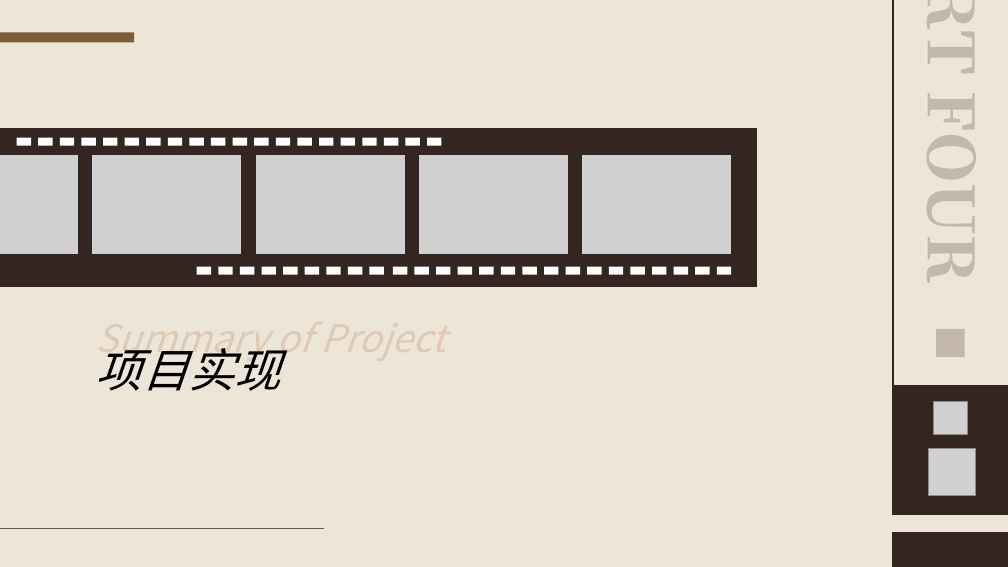
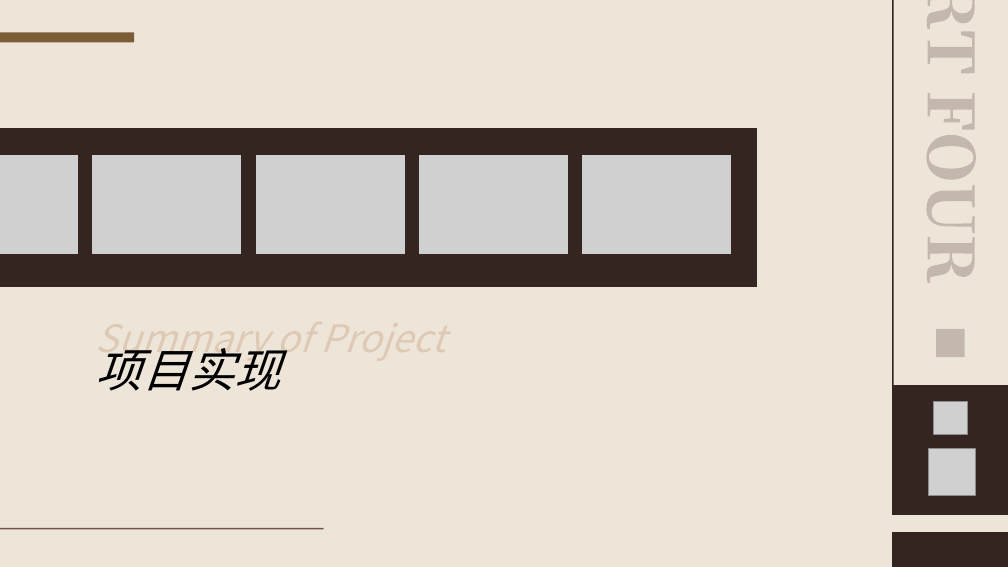
Before and after one commit to WingWR/CineScope, a slide deck: slide 15 of docs/CineScope.pptx (slide 14 before the commit). Drawn at 1008x567 pixels with LibreOffice and Linux fonts; fonts in the diff are those of the drawing; grey boxes stand for pictures. Boxes give left, top, right and bottom in pixels: in the first picture for what was removed or moved away, otherwise in the second. Text is boxed around its words. In the diff, an @@ line names an element or a change of style, - is before the commit and + after.

```diff
--- a/docs/CineScope.pptx
+++ b/docs/CineScope.pptx
@@ group removed at bbox=[17, 138, 442, 146]: 20 rectangles @@
@@ group removed at bbox=[197, 267, 731, 275]: 25 rectangles @@
```
Also in this commit, not shown: 10 other slides changed, 7 slides added, 7 slides removed, 2 other files.
